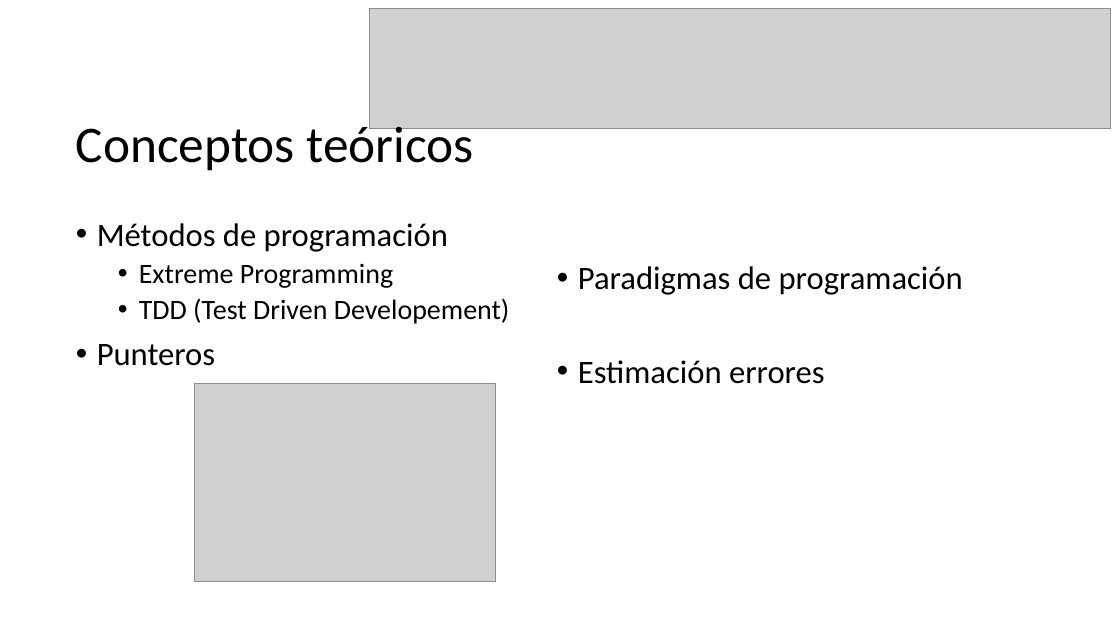
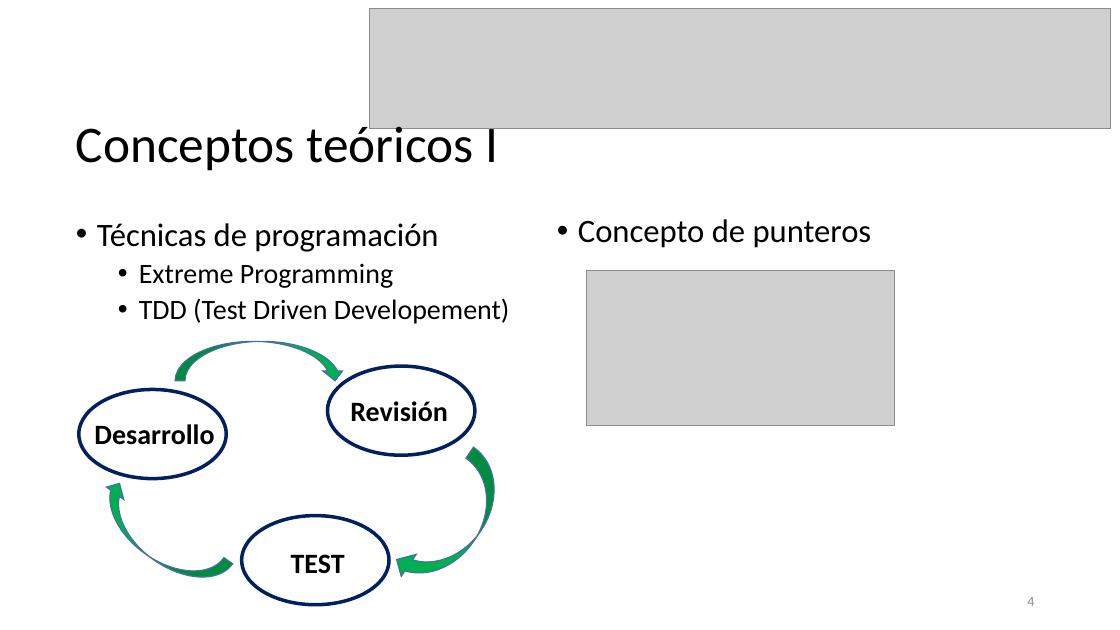
Before and after one commit to BlancaBC/Gravity, a slide deck: slide 4 of Presentacion.pptx. Drawn at 1120x630 pixels with LibreOffice and Linux fonts; fonts in the diff are those of the drawing; grey boxes stand for pictures. Boxes give left, top, right and bottom in pixels: in the first picture for what was removed or moved away, otherwise in the second. Text is boxed around its words. In the diff, an @@ line names an element or a change of style, - is before the commit and + after.

```diff
--- a/Presentacion.pptx
+++ b/Presentacion.pptx
@@ title at [76, 119, 498, 171]: text changed @@
-Conceptos teóricos
+Conceptos teóricos I
@@ text at [97, 223, 438, 252]: text changed @@
-• Métodos de programación
+• Técnicas de programación
@@ text at [97, 266, 963, 384]: text changed @@
-• Punteros
-• Paradigmas de programación
-• Estimación errores
+• Concepto de punteros
@@ picture added at [586, 270, 894, 425] @@
@@ curved down arrow added at [176, 341, 345, 381], fill #00B050, outline #43739E 1 pt @@
@@ picture removed at [195, 383, 496, 581] @@
@@ ellipse added at [328, 366, 475, 455], outline #002060 3 pt @@
@@ ellipse added at [79, 390, 226, 479], outline #002060 3 pt @@
@@ text added at [350, 401, 447, 422], 24 pt, text #000000, bold @@
+Revisión
@@ text added at [94, 424, 214, 445], 24 pt, text #000000, bold @@
+Desarrollo
@@ curved down arrow added at [390, 447, 518, 601], fill #00B050, outline #43739E 1 pt @@
@@ curved down arrow added at [86, 477, 233, 599], fill #00B050, outline #43739E 1 pt @@
@@ ellipse added at [242, 516, 389, 605], outline #002060 3 pt @@
@@ text added at [291, 554, 345, 573], 24 pt, text #000000, bold @@
+TEST
@@ page number added at [1027, 597, 1034, 606], 12 pt, text #8C8C8C @@
+4
```
Also in this commit, not shown: 11 other slides changed, 1 slide added.
